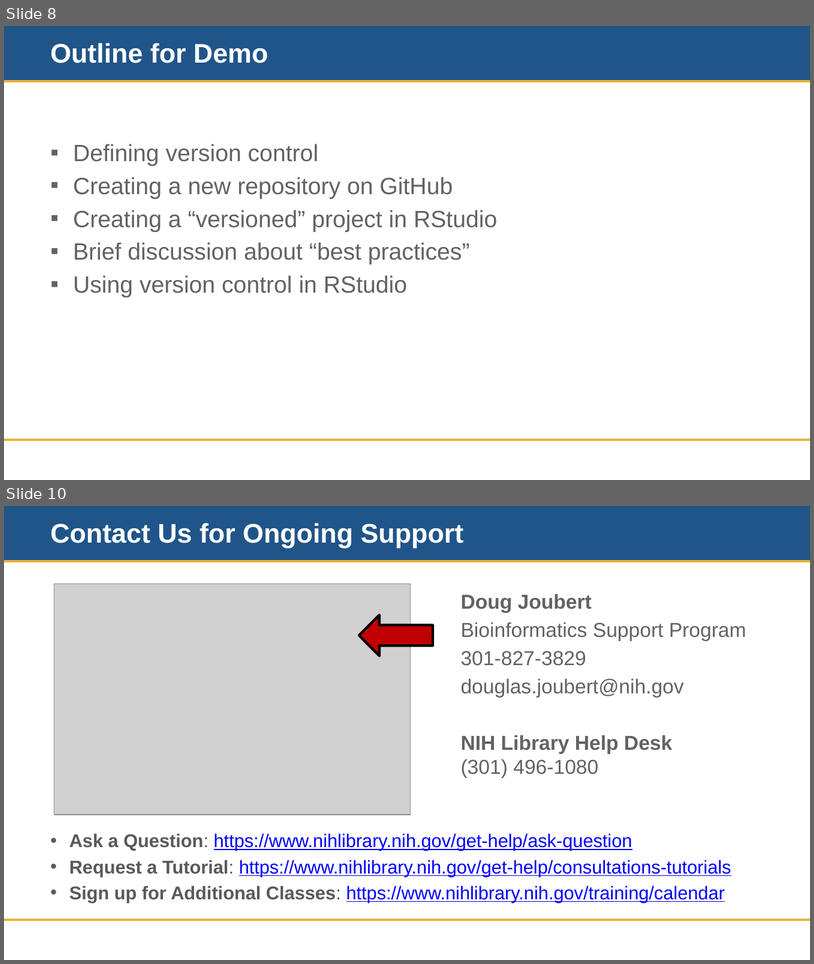
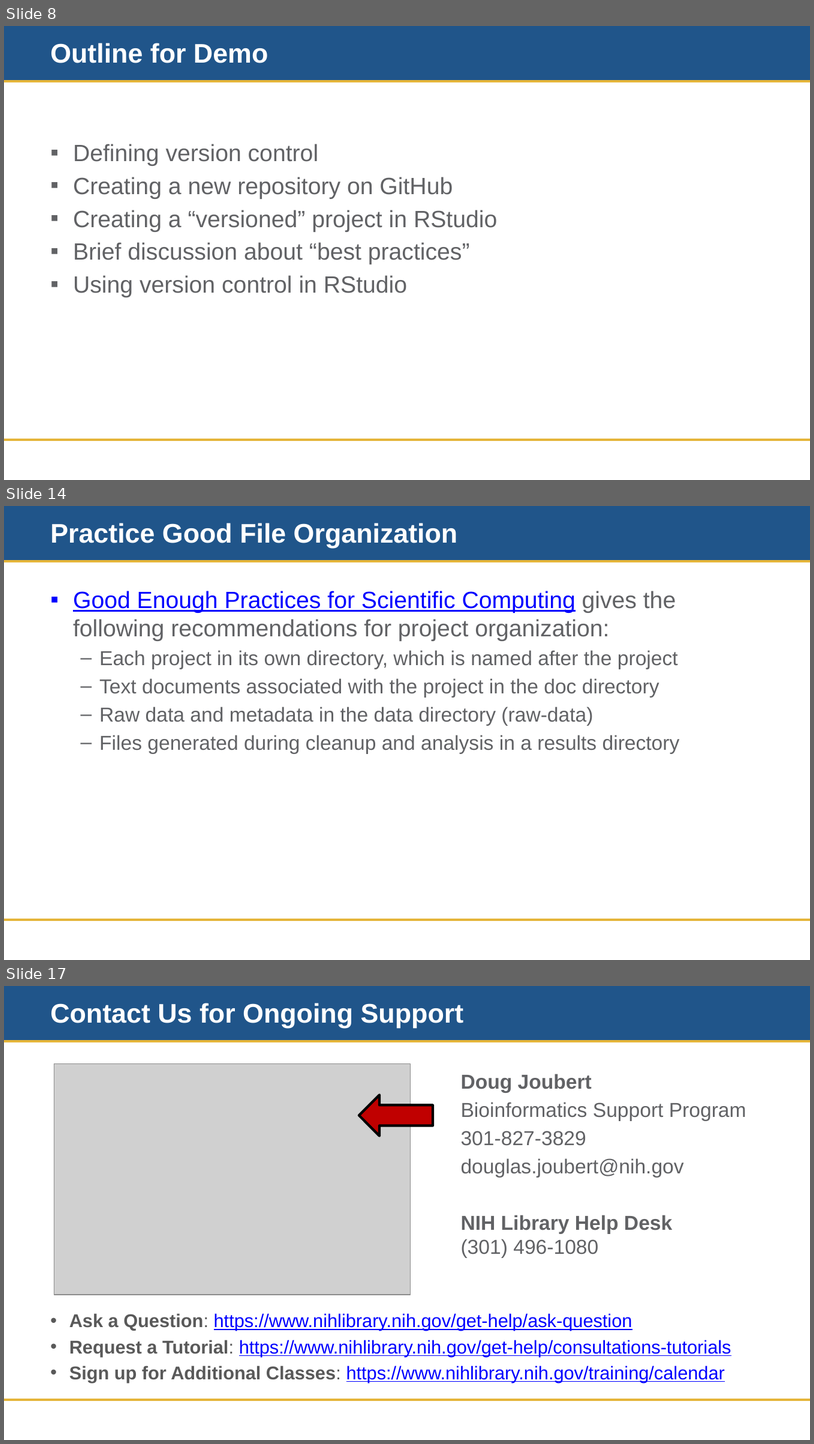
Before and after one commit to doujouDC/nihl-intro-r-classes, a slide deck: r-project-mgmt-repro/nih-r-project-mgmt-training-material/nihl-r-project-mgmt.pptx. Shown one above the other, each under a label of ours: slides 8 and 10 before the commit, slides 8, 14 and 17 after it; the slides between them are not shown. The pictures are 814x964 and 814x1444 pixels, drawn with LibreOffice and Linux fonts; fonts in the diff are those of the drawing; grey boxes stand for pictures; background and template pictures are left out. Boxes give left, top, right and bottom in pixels: in the first picture for what was removed or moved away, otherwise in the second. Text is boxed around its words. In the diff, an @@ line names an element or a change of style, - is before the commit and + after.

```diff
--- a/r-project-mgmt-repro/nih-r-project-mgmt-training-material/nihl-r-project-mgmt.pptx
+++ b/r-project-mgmt-repro/nih-r-project-mgmt-training-material/nihl-r-project-mgmt.pptx
@@ slide 14 added at (4,506,810,960), background #FFFFFF; not listed: 3 template elements that a slide beside it also shows @@
@@ title added at (50,523,458,548), 32 pt, text #FFFFFF, bold @@
+Practice Good File Organization
@@ text added at (73,591,680,754), 24 pt, text #616265 @@
+▪ Good Enough Practices for Scientific Computing gives the following recommendations for project organization:
+  – Each project in its own directory, which is named after the project
+  – Text documents associated with the project in the doc directory
+  – Raw data and metadata in the data directory (raw-data)
+  – Files generated during cleanup and analysis in a results directory
@@ what was slide 10 is now slide 17 @@
```
Also in this commit, not shown: 1 slide changed, 6 other slides added, 6 other files.
